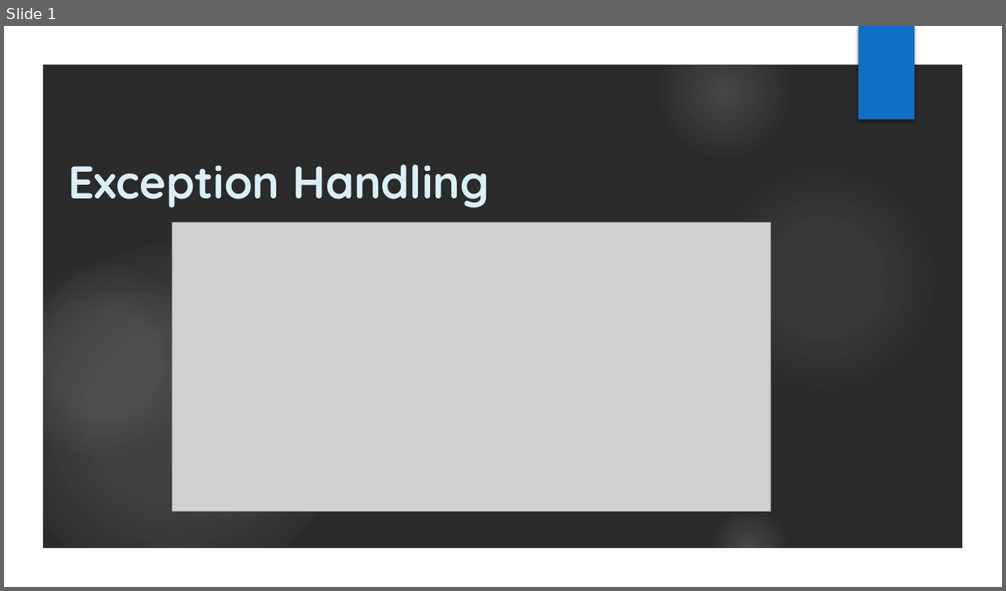
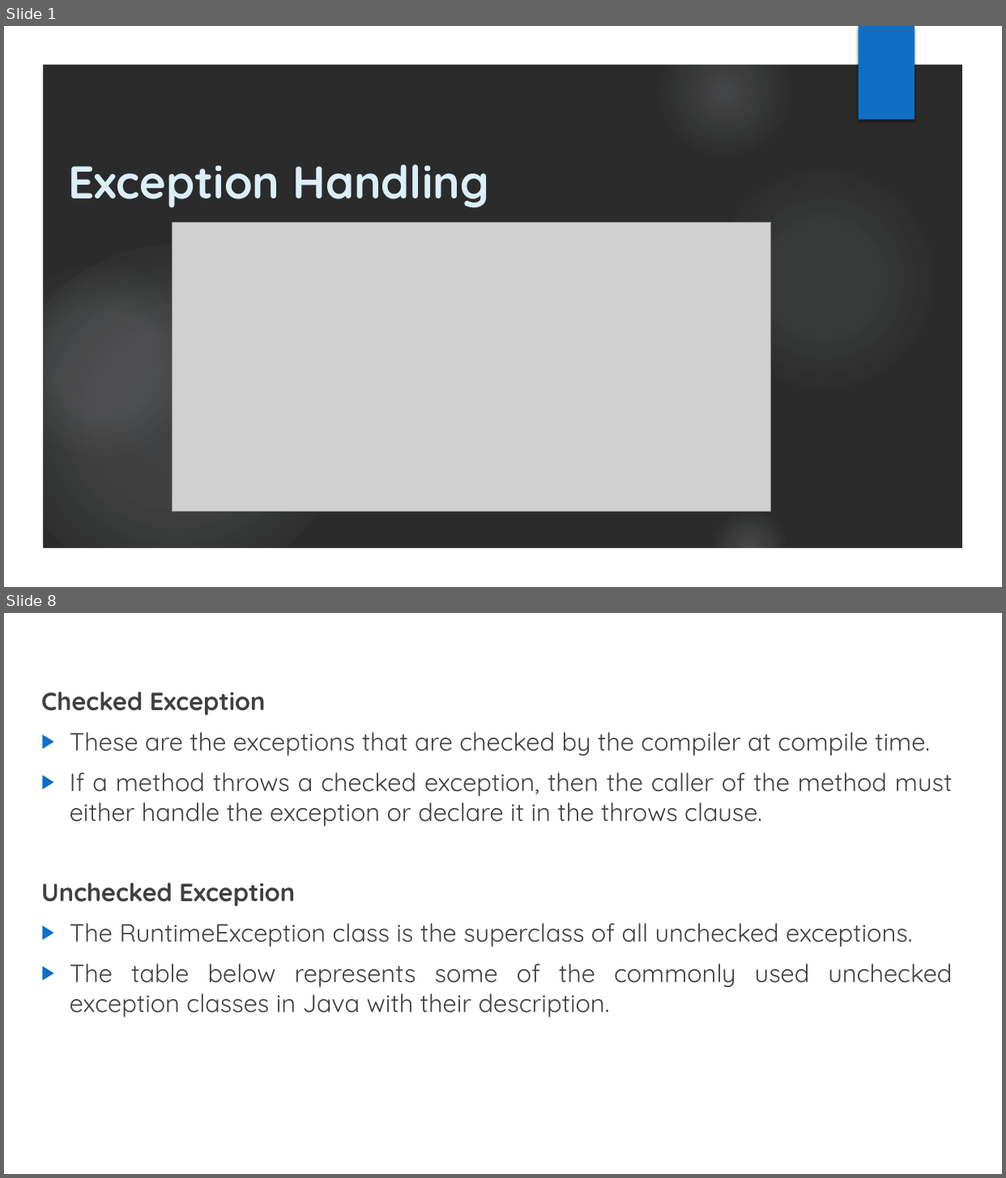
Before and after one commit to Sandesh151994/Core_Java_Notes, a slide deck: Exception_Handling.pptx. Shown one above the other, each under a label of ours: slide 1 before the commit, slides 1 and 8 after it; the slides between them are not shown. The pictures are 1006x591 and 1006x1178 pixels, drawn with LibreOffice and Linux fonts; fonts in the diff are those of the drawing; grey boxes stand for pictures; background and template pictures are left out; a plain dark background stands for a picture behind light text. Boxes give left, top, right and bottom in pixels: in the first picture for what was removed or moved away, otherwise in the second. Text is boxed around its words. In the diff, an @@ line names an element or a change of style, - is before the commit and + after.

Commit message:
Exception Handling commit

```diff
--- a/Exception_Handling.pptx
+++ b/Exception_Handling.pptx
@@ slide 8 added at <box>4,613,1002,1174</box>, background #FFFFFF @@
@@ text added at <box>41,692,952,1017</box>, 24 pt, text #404040 @@
+Checked Exception
+▶ These are the exceptions that are checked by the compiler at compile time.
+▶ If a method throws a checked exception, then the caller of the method must either handle the exception or declare it in the throws clause.
+Unchecked Exception
+▶ The RuntimeException class is the superclass of all unchecked exceptions.
+▶ The table below represents some of the commonly used unchecked exception classes in Java with their description.
```
Also in this commit, not shown: 1 slide changed, 13 other slides added.
